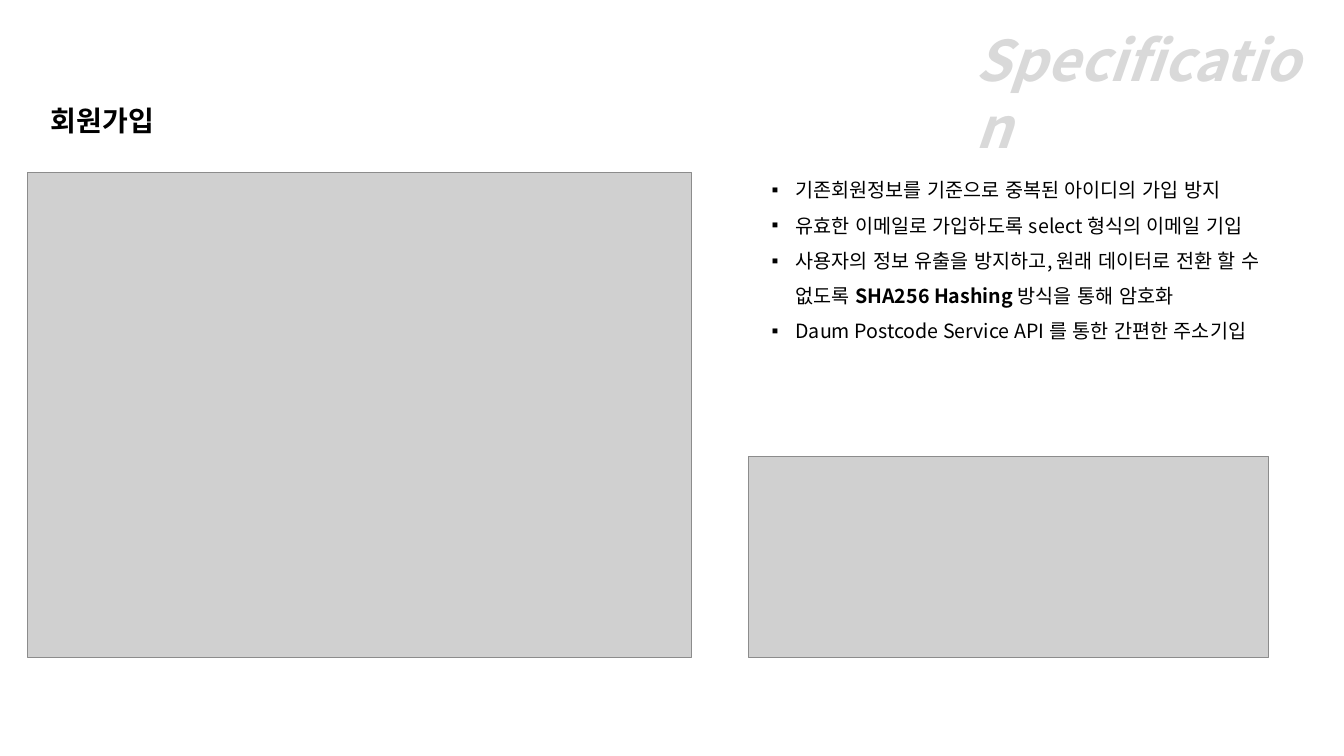
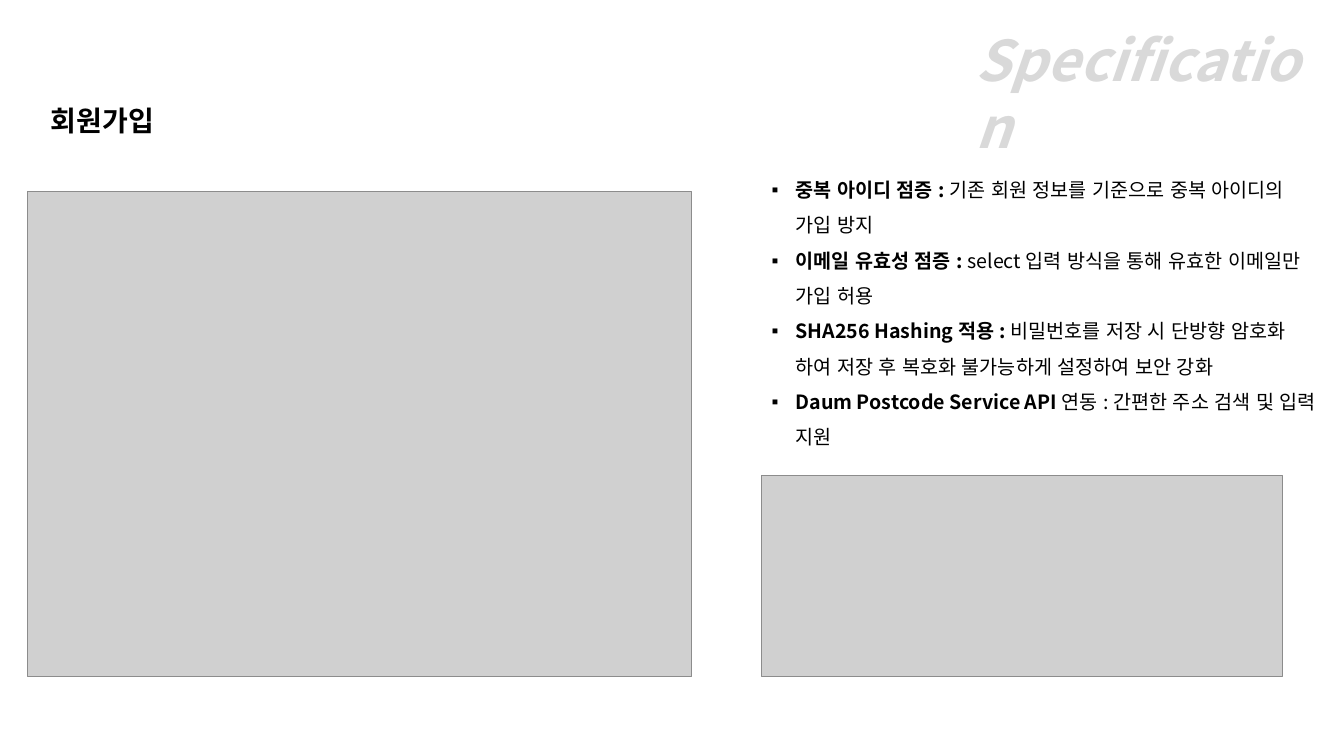
Before and after one commit to jhb0430/nunubooks, a slide deck: slide 8 of nunubooks 포트폴리오.pptx. Drawn at 1344x756 pixels with LibreOffice and Linux fonts; fonts in the diff are those of the drawing; grey boxes stand for pictures. Boxes give left, top, right and bottom in pixels: in the first picture for what was removed or moved away, otherwise in the second. Text is boxed around its words. In the diff, an @@ line names an element or a change of style, - is before the commit and + after.

```diff
--- a/nunubooks 포트폴리오.pptx
+++ b/nunubooks 포트폴리오.pptx
@@ picture: place and size @@
-picture at bbox=[27, 172, 692, 657]
+picture at bbox=[27, 192, 692, 677]
@@ text at bbox=[795, 180, 1316, 446]: text changed @@
-▪ 기존회원정보를 기준으로 중복된 아이디의 가입 방지
-▪ 유효한 이메일로 가입하도록 select 형식의 이메일 기입
-▪ 사용자의 정보 유출을 방지하고, 원래 데이터로 전환 할 수 없도록 SHA256 Hashing 방식을 통해 암호화
-▪ Daum Postcode Service API 를 통한 간편한 주소기입
+▪ 중복 아이디 점증 : 기존 회원 정보를 기준으로 중복 아이디의 가입 방지
+▪ 이메일 유효성 점증 : select 입력 방식을 통해 유효한 이메일만 가입 허용
+▪ SHA256 Hashing 적용 : 비밀번호를 저장 시 단방향 암호화 하여 저장 후 복호화 불가능하게 설정하여 보안 강화
+▪ Daum Postcode Service API 연동 : 간편한 주소 검색 및 입력 지원
@@ picture: place and size @@
-picture at bbox=[748, 457, 1269, 658]
+picture at bbox=[762, 476, 1284, 678]
```
Also in this commit, not shown: 12 other slides changed, 3 slides added, 1 other file.
